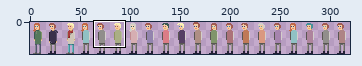
A sprite sheet gets an edit: img/Characters.png. The first picture is a wide view before the edit; the outline marks the close-up.
Close-up. The starting point:
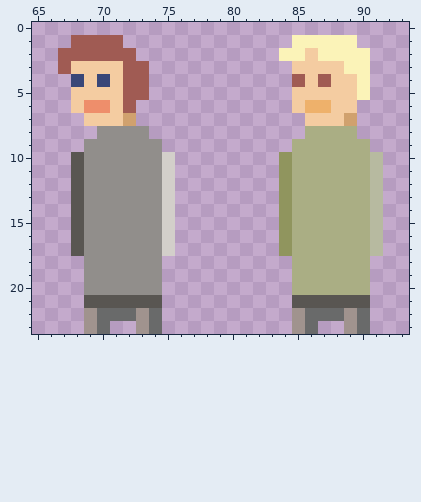
The file is 1920x192 pixels, drawn in blocks of 6x6; one block is one cell here. Colours within 5 levels of each other are drawn and written as one. Shown: x 65..93, y 0..23. The commit also changed other parts of the picture, which this record leaves out.
The result:
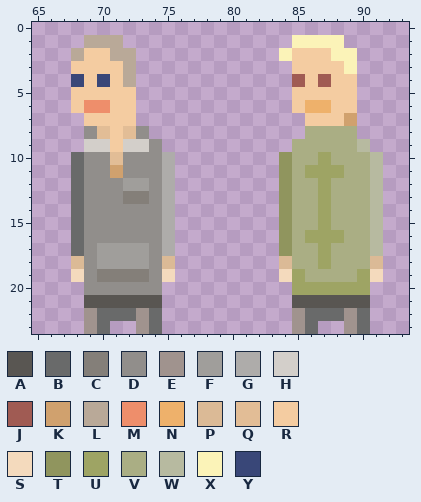
Palette (. is transparent): A #595652  B #696a6a  C #847f79  D #918e8b  E #a0938e  F #a09e9b  G #aeacaa  H #d3cfca  J #a05b53  K #d0a16e  L #b9a998  M #ee8e6b  N #eeb16b  P #dbba96  Q #e2bd96  R #f4cca1  S #f4dabd  T #90955e  U #9ea464  V #aaae84  W #b7baa0  X #fbf3b8  Y #394778
Change:
Colour A gives way to colour B in rows 10 to 17 at x 68.
Colour D gives way to colour C in row 13 at x 72 to 73; in row 19 at x 70 to 73.
The edit adds colour D in row 8 at x 69.
Colour D gives way to colour F in row 12 at x 72 to 73; in rows 17 to 18 at x 70 to 73.
Colour H gives way to colour G in rows 10 to 17 at x 75.
Colour D gives way to colour H in row 9 at x 69 to 70 and 72 to 73.
Colour D gives way to colour K in row 11 at x 71.
Colour J gives way to colour L in row 1 at x 69 to 71; in row 2 at x 68 and 71 to 72; in rows 3 to 4 at x 72.
The edit adds colour P in row 18 at x 68, 75, 84 and 91.
Colour D gives way to colour Q in row 8 at x 70 and 72; in row 10 at x 71.
Colour D gives way to colour R in rows 8 to 9 at x 71.
Colour J gives way to colour R in row 2 at x 69 to 70; in rows 5 to 6 at x 72.
Colour K gives way to colour R in row 7 at x 72.
Colour X gives way to colour R in row 2 at x 85 and 87.
The edit adds colour S in row 19 at x 68, 75, 84 and 91.
Colour V gives way to colour U in row 10 at x 87; in row 11 at x 86 to 88; in rows 12 to 15 at x 87; in row 16 at x 86 to 88; in rows 17 to 18 at x 87; in row 19 at x 85 and 90.
Colour V gives way to colour U in row 20 at x 85 to 90.
Colour V gives way to colour W in row 9 at x 90.
Colour J is removed in row 1 at x 68; in row 2 at x 67; in row 3 at x 67 and 73; in rows 4 to 5 at x 73.
Colour X is removed in row 1 at x 89; in rows 2 to 5 at x 90.
Pixel boxes of the changes (left, top, right, bottom) in both close-ups:
changed: (58, 35, 175, 282)
changed: (292, 35, 370, 100)
changed: (279, 139, 383, 295)
